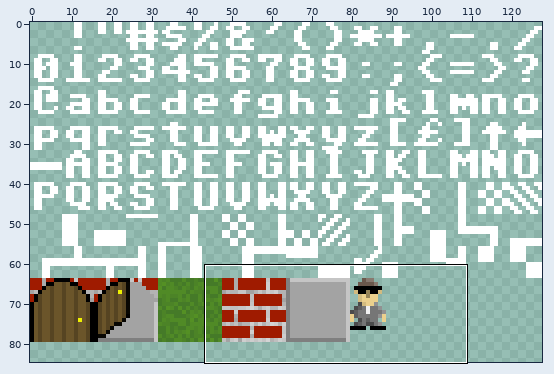
Sprite sheet: resource/tiles_atlas_0.png. Above: a wide view before the commit, with the close-up outlined.
Close-up. Before the commit:
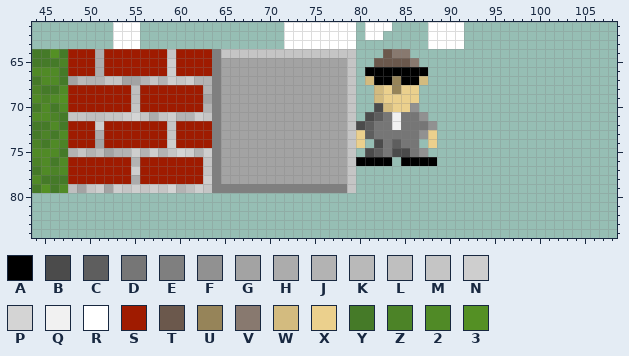
The file is 128x128 pixels. Colours within 5 levels of each other are drawn and written as one. Shown: x 44..108, y 61..84. The wide view leaves out empty margins.
Palette (. is transparent): A #000000  B #4b4b4b  C #5e5e5e  D #767676  E #7f7f7f  F #919191  G #a3a3a3  H #acacac  J #b3b3b3  K #b9b9b9  L #bfbfbf  M #c5c5c5  N #cecece  P #d4d4d4  Q #f1f1f1  R #ffffff  S #9f1b00  T #6b584c  U #968459  V #88796f  W #d3bb7f  X #ebd08d  Y #457a28  Z #4c8327  2 #508a26  3 #549024
Pixels before, first column x 44:
61 .........RRR................RRRRRRRR.RRR....RRRR
62 .........RRR................RRRRRRRR.RR.....RRRR
63 .........RRR................RRRRRRRR........RRRR
64 YY3YSSSHSSSSSSSMSSSSEMMMMMMMMMMMMMMM...TVV......
65 YYYZSSSHSSSSSSSNSSSSEGGGGGGGGGGGGGGM..TTTTV.....
66 222YSSSHSSSSSSSNSSSSEGGGGGGGGGGGGGGM.AAAAAAA....
67 Y22YGKJJMMGGJMJNMNJJEGGGGGGGGGGGGGGM.WAAUAAW....
68 ZYY2SSSSSSSLSSSSSSSJEGGGGGGGGGGGGGGM..WXUXX.....
69 2Z23SSSSSSSLSSSSSSSGEGGGGGGGGGGGGGGM..WXXXX.....
70 Y2Y2SSSSSSSMSSSSSSSJEGGGGGGGGGGGGGGM..BWXXF.....
71 22ZYMMLLMMNPMHMNJJNMEGGGGGGGGGGGGGGM.BCDQDDF....
72 YY2YSSSNSSSSSSSMSSSSEGGGGGGGGGGGGGGMBCDDQDDDF...
73 YZY2SSSHSSSSSSSMSSSSEGGGGGGGGGGGGGGMXCDDDDDFX...
74 ZY2ZSSSGSSSSSSSNSSSSEGGGGGGGGGGGGGGMX.BDCDD.X...
75 222YJMJLGJJNJNJMPNJNEGGGGGGGGGGGGGGM.BCDBBDF....
76 Z2Y2SSSSSSSJSSSSSSSMEGGGGGGGGGGGGGGMAAAA.AAAA...
77 Y2Z2SSSSSSSNSSSSSSSMEGGGGGGGGGGGGGGM............
78 2YYYSSSSSSSHSSSSSSSNEGGGGGGGGGGGGGGM............
79 Y3Y2LGMNGNMNMNMPJLNMEEEEEEEEEEEEEEEM............
After the commit:
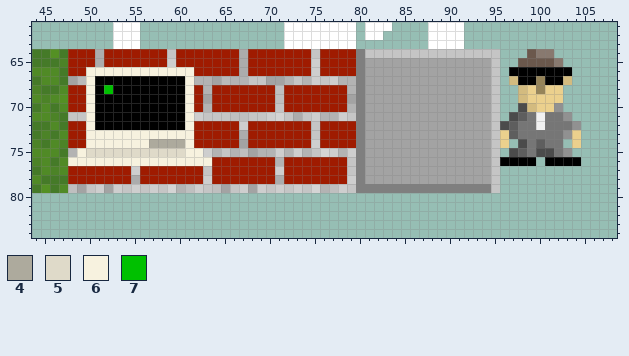
Colours new in this view: 4 #adaa9d  5 #dfdac9  6 #f7f2df  7 #00c000
Difference:
Changed rows in their new state; - is an unchanged pixel.
first column x 48:
64 ----------------SSSHSSSSSSS-SSSSEMMMMMMMMMMMMMMM---TVV---
65 ----------------SSSHSSSSSSSNSSSSEGGGGGGGGGGGGGGM--TTTTV--
66 --666666666666--SSSHSSSSSSSNSSSSEGGGGGGGGGGGGGGM-AAAAAAA-
67 --6AAAAAAAAAA6--GKJJMM--JMJNMNJJEGGGGGGGGGGGGGGM-WAAUAAW-
68 --6A7AAAAAAAA6--SSSSSSSLSSSSSSSJEGGGGGGGGGGGGGGM--WXUXX--
69 --6AAAAAAAAAA6--SSSSSSSLSSSSSSSGEGGGGGGGGGGGGGGM--WXXXX--
70 --6AAAAAAAAAA6--SSSSSSSMSSSSSSSJEGGGGGGGGGGGGGGM--BWXXF--
71 --6AAAAAAAAAA6--MMLLMMNPMHMNJJN-EGGGGGGGGGGGGGGM-BCDQDDF-
72 --6AAAAAAAAAA6--SSSNSSSSSSSMSSSSEGGGGGGGGGGGGGGMBCDDQDDDF
73 --666666666666--SSSHSSSSSSSMSSSSEGGGGGGGGGGGGGGMXCDDDDDFX
74 --666666644446--SSS-SSSSSSSNSSSSEGGGGGGGGGGGGGGMX-BDCDD-X
75 -65555555555566-JMJL-JJNJNJMPNJNEGGGGGGGGGGGGGGM-BCDBBDF-
76 6666666666666666SSSSSSSJSSSSSSS-EGGGGGGGGGGGGGGMAAAA-AAAA
77 ----------------SSSSSSSNSSSSSSS-EGGGGGGGGGGGGGGM---------
78 ----------------SSSSSSSHSSSSSSSNEGGGGGGGGGGGGGGM---------
79 ----------------LGMNGNMNMNMPJLN-EEEEEEEEEEEEEEEM---------
Boxes around the changes in both close-ups, in picture pixels (x1, y1, x2, y2):
changed: (68, 49, 581, 193)
